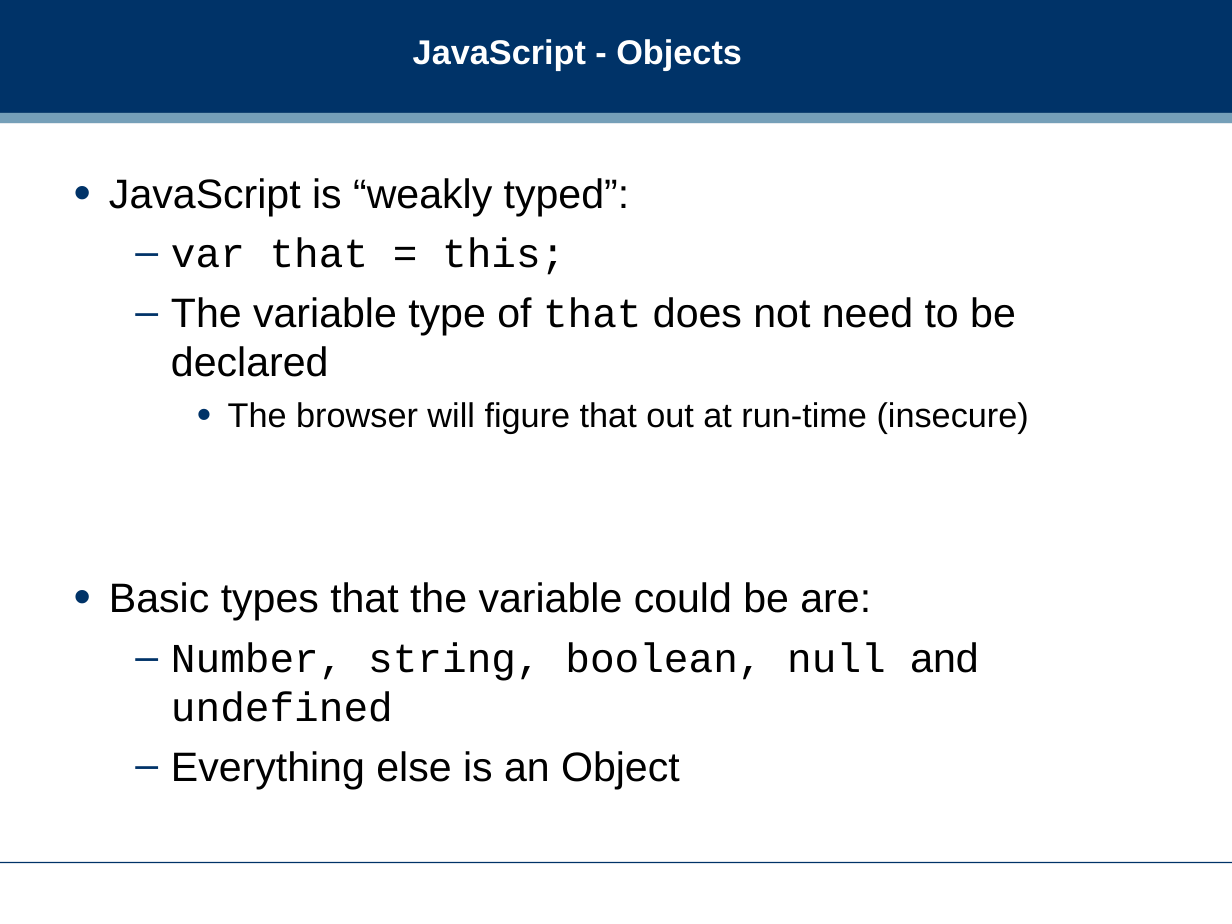
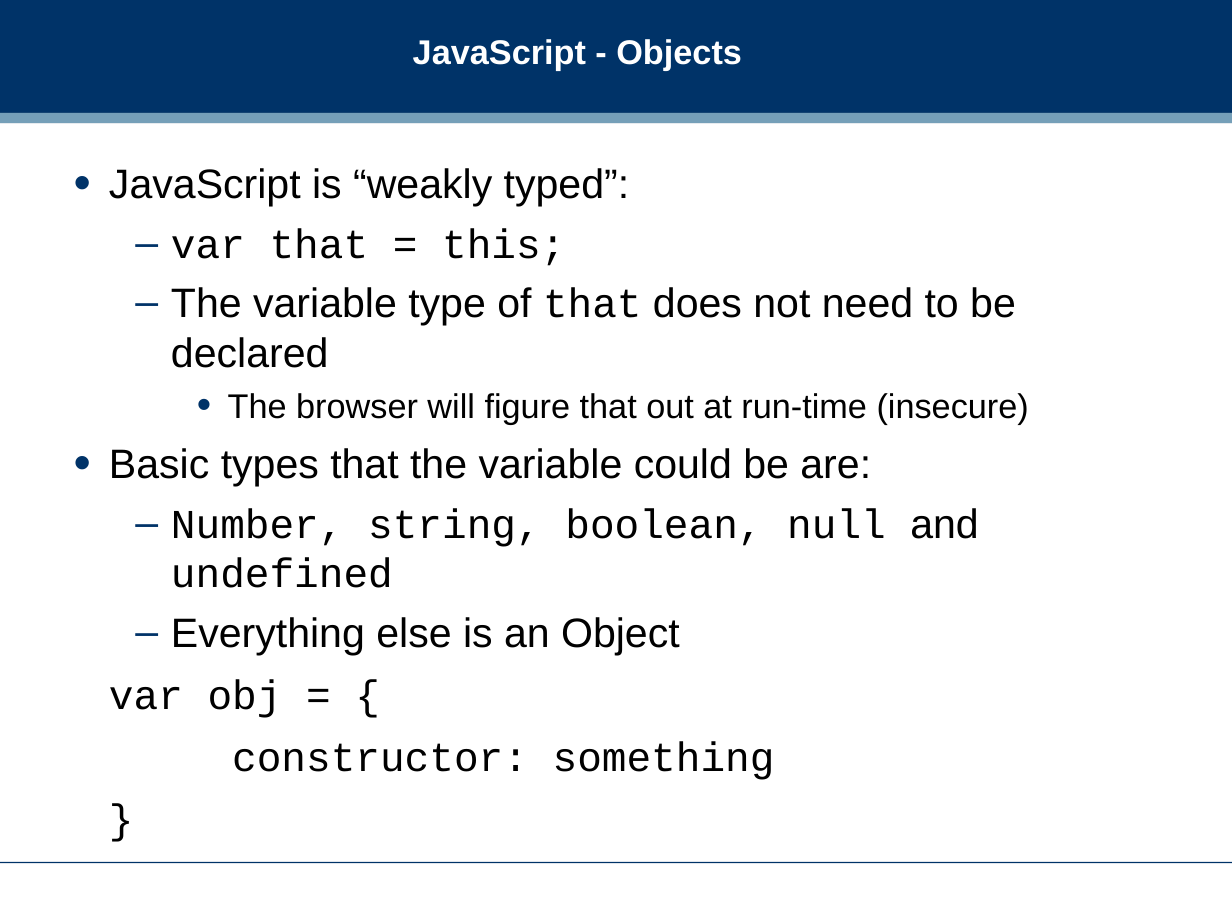
Before and after one commit to dreamind/ix, a slide deck: slide 14 of lectures/interactive/interactivity1.ppt (slide 12 before the commit). Drawn at 1232x924 pixels with LibreOffice and Linux fonts; fonts in the diff are those of the drawing; background and template pictures are left out. Boxes give left, top, right and bottom in pixels: in the first picture for what was removed or moved away, otherwise in the second. Text is boxed around its words. In the diff, an @@ line names an element or a change of style, - is before the commit and + after.

```diff
--- a/lectures/interactive/interactivity1.ppt
+++ b/lectures/interactive/interactivity1.ppt
@@ text "JavaScript is “weakly typed”:" moved from (x1=109, y1=178, x2=1029, y2=789) to (x1=109, y1=168, x2=1029, y2=780) @@
@@ text at (x1=109, y1=679, x2=775, y2=780): paragraphs added @@
+var obj = {
+constructor: something
+}
```
Also in this commit, not shown: 5 other slides changed, 15 slides added, 15 slides removed, 2 other files.
